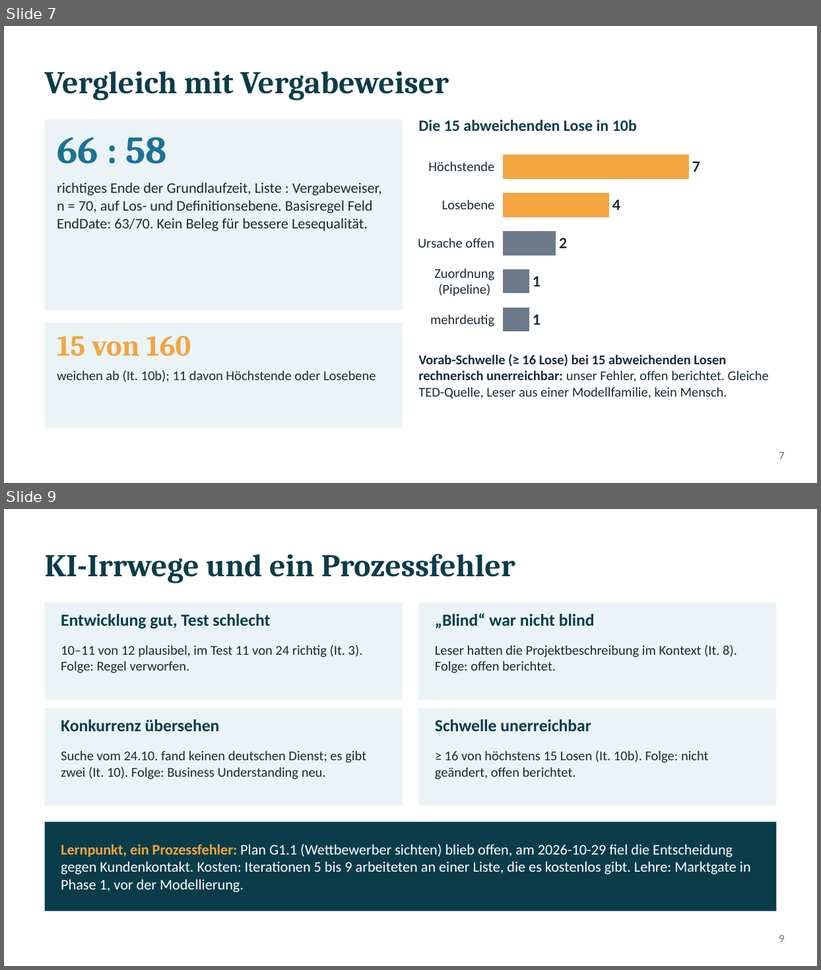
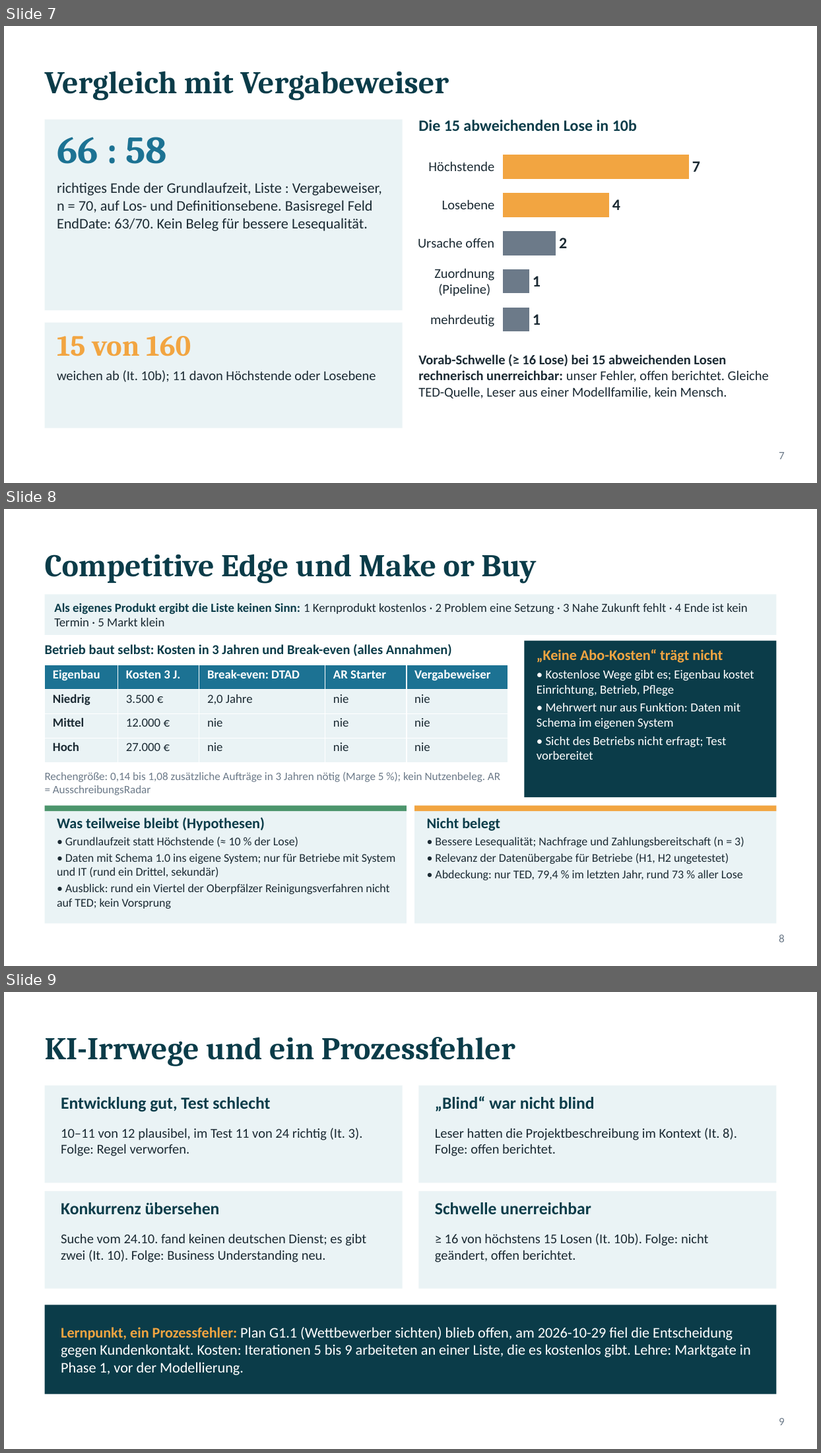
Before and after one commit to ludwigrichthammer9-web/vergabe_radar, a slide deck: docs/vortrag/vortrag_vergabe_radar.pptx. Shown one above the other, each under a label of ours: slides 7 and 9 before the commit, slides 7, 8 and 9 after it; the slides between them are not shown. The pictures are 821x970 and 821x1453 pixels, drawn with LibreOffice and Linux fonts; fonts in the diff are those of the drawing. Boxes give left, top, right and bottom in pixels: in the first picture for what was removed or moved away, otherwise in the second. Text is boxed around its words. In the diff, an @@ line names an element or a change of style, - is before the commit and + after.

```diff
--- a/docs/vortrag/vortrag_vergabe_radar.pptx
+++ b/docs/vortrag/vortrag_vergabe_radar.pptx
@@ slide 8 added at bbox=[4, 509, 817, 966], background #FFFFFF @@
@@ title added at bbox=[45, 554, 536, 583], 28 pt, text #0B3C49, bold @@
+Competitive Edge und Make or Buy
@@ rectangle added at bbox=[45, 594, 776, 635], fill #EAF3F5 @@
@@ text added at bbox=[54, 603, 748, 626], 11 pt, text #1B2A33 @@
+Als eigenes Produkt ergibt die Liste keinen Sinn: 1 Kernprodukt kostenlos · 2 Problem eine Setzung · 3 Nahe Zukunft fehlt · 4 Ende ist kein Termin · 5 Markt klein
@@ text added at bbox=[45, 644, 452, 656], 12 pt, text #0B3C49, bold @@
+Betrieb baut selbst: Kosten in 3 Jahren und Break-even (alles Annahmen)
@@ rectangle added at bbox=[524, 641, 776, 797], fill #0B3C49 @@
@@ table added at bbox=[45, 665, 508, 762], 4 rows, 5 columns @@
+Eigenbau | Kosten 3 J. | Break-even: DTAD | AR Starter | Vergabeweiser
+Niedrig | 3.500 € | 2,0 Jahre | nie | nie
+Mittel | 12.000 € | nie | nie | nie
+Hoch | 27.000 € | nie | nie | nie
@@ text added at bbox=[537, 649, 754, 760], 11 pt, text #FFFFFF @@
+„Keine Abo-Kosten“ trägt nicht
+• Kostenlose Wege gibt es; Eigenbau kostet Einrichtung, Betrieb, Pflege
+• Mehrwert nur aus Funktion: Daten mit Schema im eigenen System
+• Sicht des Betriebs nicht erfragt; Test vorbereitet
@@ text added at bbox=[45, 772, 500, 795], 10 pt, text #6C7A89 @@
+Rechengröße: 0,14 bis 1,08 zusätzliche Aufträge in 3 Jahren nötig (Marge 5 %); kein Nutzenbeleg. AR = AusschreibungsRadar
@@ rectangle added at bbox=[45, 806, 407, 923], fill #EAF3F5 @@
@@ rectangle added at bbox=[45, 806, 407, 811], fill #4C956C @@
@@ text added at bbox=[57, 817, 396, 909], 10.5 pt, text #1B2A33 @@
+Was teilweise bleibt (Hypothesen)
+• Grundlaufzeit statt Höchstende (≈ 10 % der Lose)
+• Daten mit Schema 1.0 ins eigene System; nur für Betriebe mit System und IT (rund ein Drittel, sekundär)
+• Ausblick: rund ein Viertel der Oberpfälzer Reinigungsverfahren nicht auf TED; kein Vorsprung
@@ rectangle added at bbox=[415, 806, 776, 923], fill #EAF3F5 @@
@@ rectangle added at bbox=[415, 806, 776, 811], fill #F2A541 @@
@@ text added at bbox=[427, 818, 745, 881], 10.5 pt, text #1B2A33 @@
+Nicht belegt
+• Bessere Lesequalität; Nachfrage und Zahlungsbereitschaft (n = 3)
+• Relevanz der Datenübergabe für Betriebe (H1, H2 ungetestet)
+• Abdeckung: nur TED, 79,4 % im letzten Jahr, rund 73 % aller Lose
@@ text added at bbox=[779, 935, 785, 943], 10 pt, text #6C7A89 @@
+8
```
Also in this commit, not shown: 2 slides changed, 1 slide removed, 4 other files.
